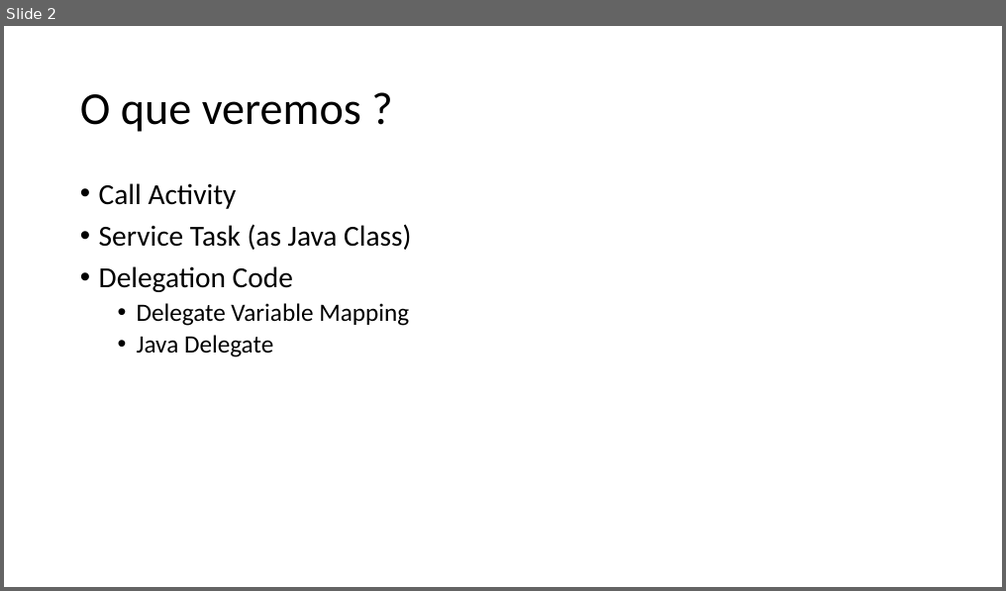
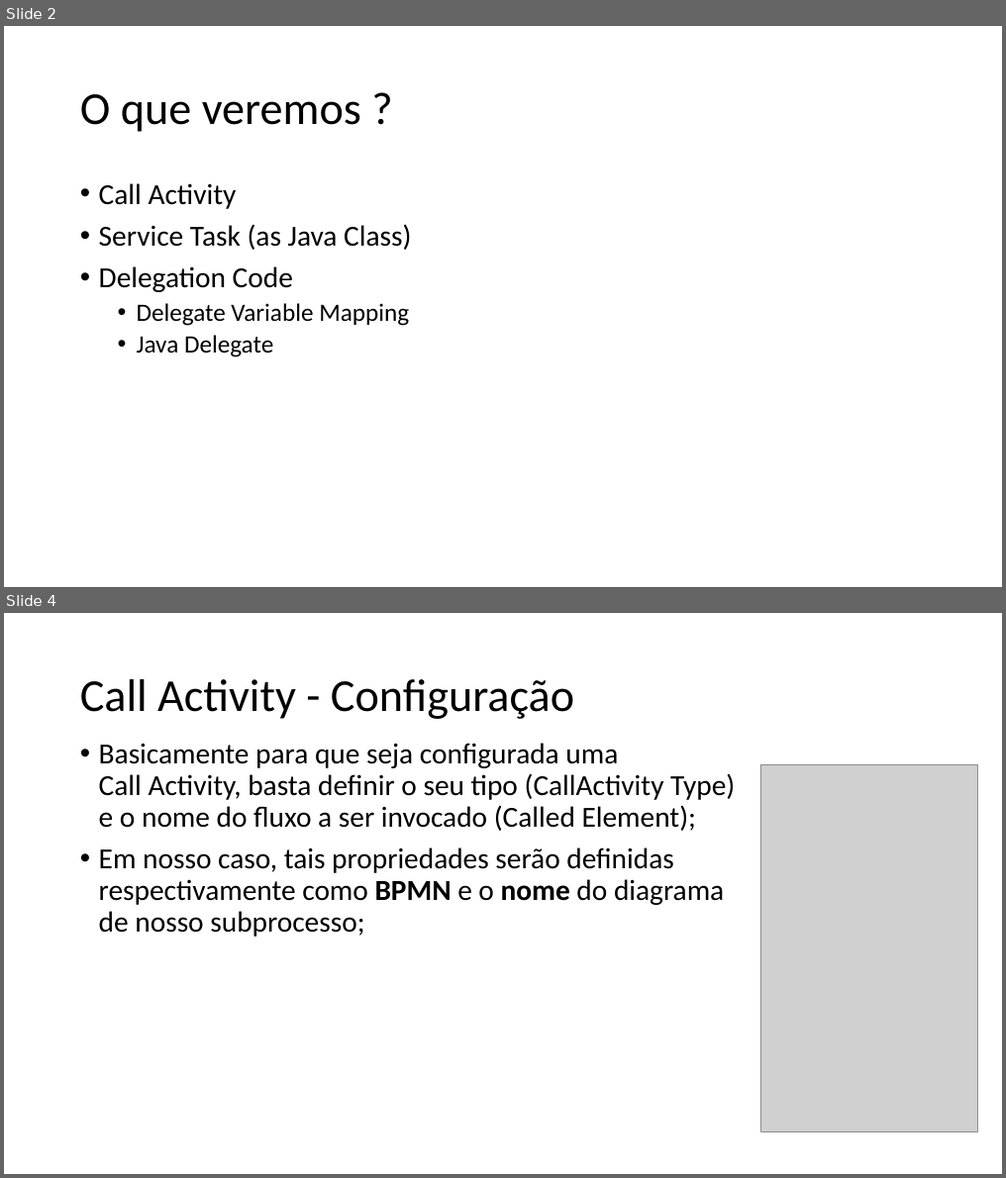
Before and after one commit to phmmdev/spring-boot-camunda-studies, a slide deck: misc/presentation/knowlegde-base.pptx. Shown one above the other, each under a label of ours: slide 2 before the commit, slides 2 and 4 after it; the slides between them are not shown. The pictures are 1006x591 and 1006x1178 pixels, drawn with LibreOffice and Linux fonts; fonts in the diff are those of the drawing; grey boxes stand for pictures. Boxes give left, top, right and bottom in pixels: in the first picture for what was removed or moved away, otherwise in the second. Text is boxed around its words. In the diff, an @@ line names an element or a change of style, - is before the commit and + after.

```diff
--- a/misc/presentation/knowlegde-base.pptx
+++ b/misc/presentation/knowlegde-base.pptx
@@ slide 4 added at (4, 613, 1002, 1174), background #FFFFFF @@
@@ title added at (80, 679, 574, 719), 44 pt, text #000000 @@
+Call Activity - Configuração
@@ text added at (99, 743, 735, 937), 28 pt, text #000000 @@
+• Basicamente para que seja configurada uma
+  Call Activity, basta definir o seu tipo (CallActivity Type)
+  e o nome do fluxo a ser invocado (Called Element);
+• Em nosso caso, tais propriedades serão definidas
+  respectivamente como BPMN e o nome do diagrama
+  de nosso subprocesso;
@@ picture added at (761, 764, 979, 1132) @@
```
Also in this commit, not shown: 3 slides changed, 5 other slides added, 1 slide removed.
